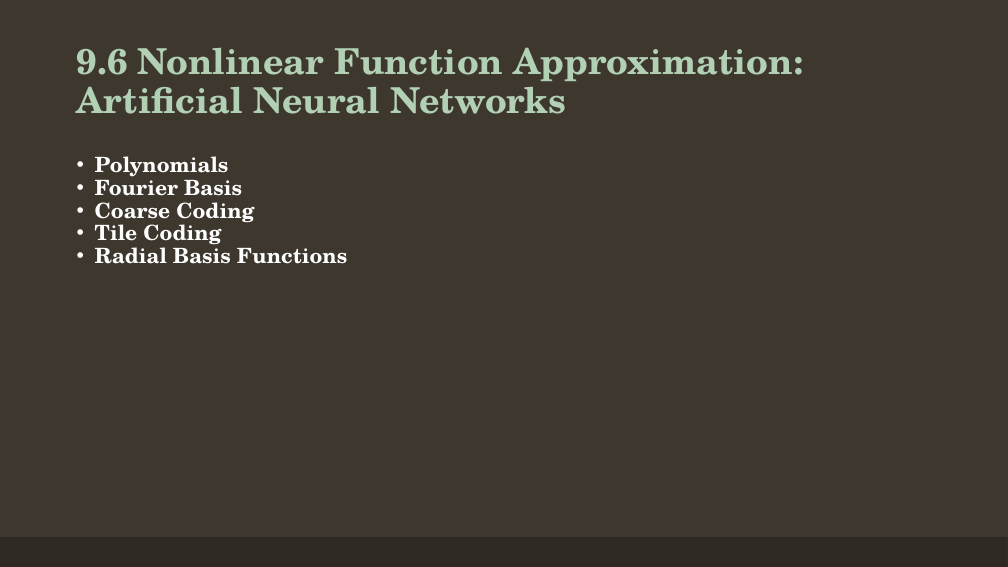
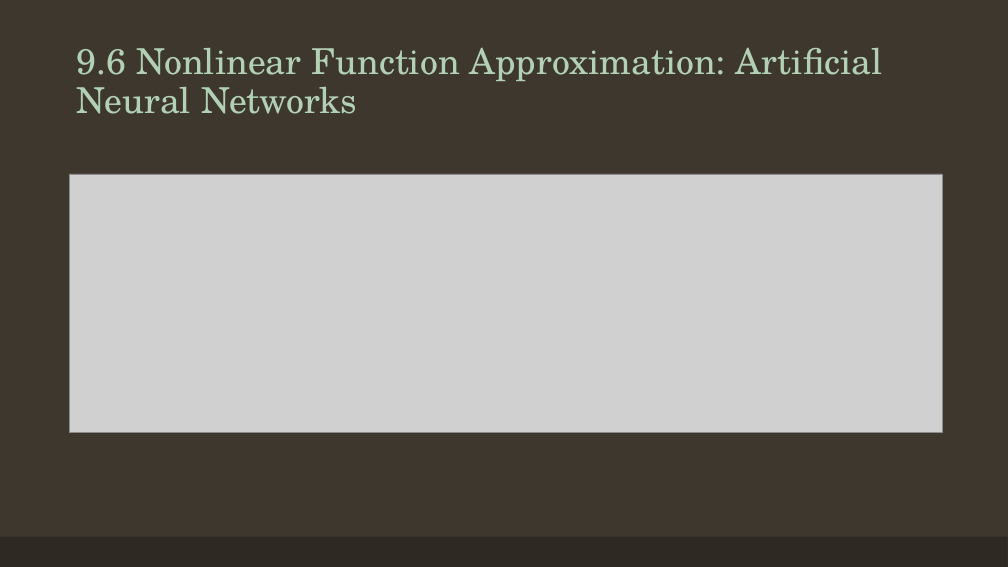
Before and after one commit to Seraphli/RLAIExercise, a slide deck: slide 13 of Chapter 9.pptx (slide 9 before the commit). Drawn at 1008x567 pixels with LibreOffice and Linux fonts; fonts in the diff are those of the drawing; grey boxes stand for pictures. Boxes give left, top, right and bottom in pixels: in the first picture for what was removed or moved away, otherwise in the second. Text is boxed around its words. In the diff, an @@ line names an element or a change of style, - is before the commit and + after.

```diff
--- a/Chapter 9.pptx
+++ b/Chapter 9.pptx
@@ title "9.6 Nonlinear Function Approximation: Artificial ..." at [77,48,883,114]: bold off @@
@@ picture added at [70,174,942,433] @@
@@ text removed at [95,156,347,264] @@
-• Polynomials
-• Fourier Basis
-• Coarse Coding
-• Tile Coding
-• Radial Basis Functions
```
Also in this commit, not shown: 11 other slides changed, 10 slides added, 7 slides removed, 3 other files.
